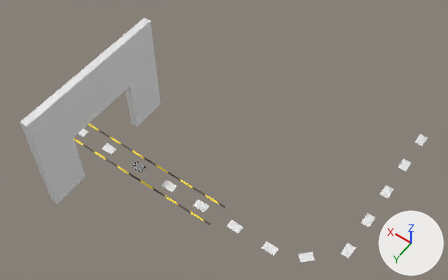
What one commit did to the Blender file blender_models/simulation_entrance_aruco_board_single.blend.
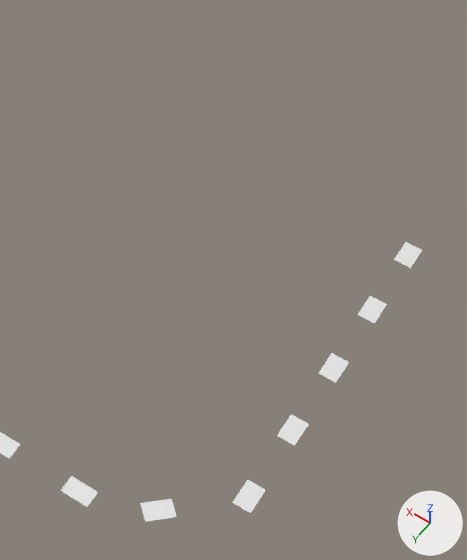
Old and new are each drawn whole from a camera (50 mm lens) standing at (-8.15, 6.25, 12.95) and looking at (-2.65, -1.44, 0.86) and again close up on the part from 52% to 100% of the width and 8% to 100% of the height. Arrows for +X, +Y and +Z are at lower right; the lights stay in place.

The scene before the commit, as lines of its bpy script (objects in view):
```python
ob_grid_board_new_43 = bpy.data.objects.new('grid_board_new_43', me_grid_board_new_43)
ob_grid_board_new_43.location = (-5.0, 0.0, 0.02)
ob_grid_board_new_43.scale = (0.22, 0.22, 1.0)
ob_grid_board_new_49 = bpy.data.objects.new('grid_board_new_49', me_grid_board_new_49)
ob_grid_board_new_49.location = (-5.8, -0.3, 0.02)
ob_grid_board_new_49.rotation_euler = (0.0, 0.0, 0.785)  # degrees (0, 0, 45)
ob_grid_board_new_49.scale = (0.22, 0.22, 1.0)
ob_grid_board_new_55 = bpy.data.objects.new('grid_board_new_55', me_grid_board_new_55)
ob_grid_board_new_55.location = (-6.5, -1.0, 0.02)
ob_grid_board_new_55.rotation_euler = (0.0, 0.0, 1.571)  # degrees (0, 0, 90)
ob_grid_board_new_55.scale = (0.22, 0.22, 1.0)
ob_grid_board_new_61 = bpy.data.objects.new('grid_board_new_61', me_grid_board_new_61)
ob_grid_board_new_61.location = (-6.5, -2.0, 0.02)
ob_grid_board_new_61.rotation_euler = (0.0, 0.0, 1.571)  # degrees (0, 0, 90)
ob_grid_board_new_61.scale = (0.22, 0.22, 1.0)
ob_grid_board_new_67 = bpy.data.objects.new('grid_board_new_67', me_grid_board_new_67)
ob_grid_board_new_67.location = (-6.5, -3.0, 0.02)
ob_grid_board_new_67.rotation_euler = (0.0, 0.0, 1.571)  # degrees (0, 0, 90)
ob_grid_board_new_67.scale = (0.22, 0.22, 1.0)
ob_grid_board_new_73 = bpy.data.objects.new('grid_board_new_73', me_grid_board_new_73)
ob_grid_board_new_73.location = (-6.5, -4.0, 0.02)
ob_grid_board_new_73.rotation_euler = (0.0, 0.0, 1.571)  # degrees (0, 0, 90)
ob_grid_board_new_73.scale = (0.22, 0.22, 1.0)
ob_grid_board_new_79 = bpy.data.objects.new('grid_board_new_79', me_grid_board_new_79)
ob_grid_board_new_79.location = (-6.5, -5.0, 0.02)
ob_grid_board_new_79.rotation_euler = (0.0, 0.0, 1.571)  # degrees (0, 0, 90)
ob_grid_board_new_79.scale = (0.22, 0.22, 1.0)
```
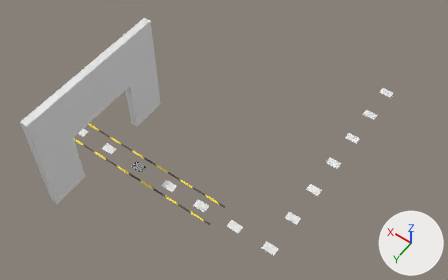
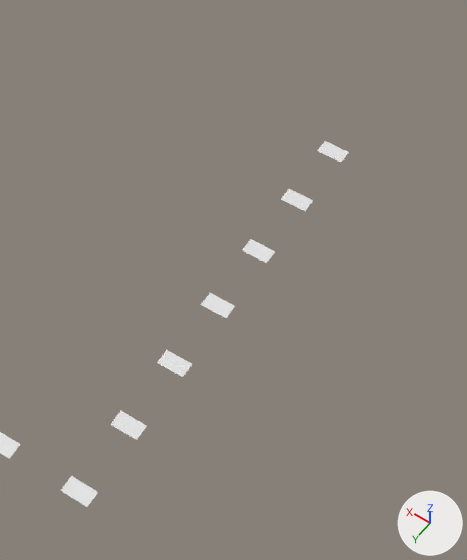
Changed parts and their boxes (x1, y1, x2, y2) in the close-ups (467 x 560 px):
```json
{"object": "grid_board_new_49", "change": "moved, turned", "before": [140, 498, 177, 522], "after": [110, 411, 147, 440]}
{"object": "grid_board_new_55", "change": "moved, turned", "before": [232, 480, 266, 513], "after": [157, 350, 192, 377]}
{"object": "grid_board_new_61", "change": "moved, turned", "before": [277, 414, 309, 446], "after": [201, 293, 235, 318]}
{"object": "grid_board_new_67", "change": "moved, turned", "before": [319, 353, 349, 382], "after": [242, 239, 275, 263]}
{"object": "grid_board_new_73", "change": "moved, turned", "before": [357, 296, 387, 324], "after": [281, 189, 313, 211]}
{"object": "grid_board_new_79", "change": "moved, turned", "before": [394, 242, 422, 268], "after": [318, 141, 349, 162]}
```

The change, as JSON lines over the scene's bpy script:
```json
{"op": "set", "path": "ob_grid_board_new_79.rotation_euler", "old": "(0.0, 0.0, 1.571)", "new": "(0.0, 0.0, 0.0)", "note": "degrees (0, 0, 90) -> degrees (0, 0, 0)"}
{"op": "set", "path": "ob_grid_board_new_79.location", "old": "(-6.5, -5.0, 0.02)", "new": "(-5.0, -6.0, 0.02)"}
{"op": "set", "path": "ob_grid_board_new_73.rotation_euler", "old": "(0.0, 0.0, 1.571)", "new": "(0.0, 0.0, 0.0)", "note": "degrees (0, 0, 90) -> degrees (0, 0, 0)"}
{"op": "set", "path": "ob_grid_board_new_73.location", "old": "(-6.5, -4.0, 0.02)", "new": "(-5.0, -5.0, 0.02)"}
{"op": "set", "path": "ob_grid_board_new_67.rotation_euler", "old": "(0.0, 0.0, 1.571)", "new": "(0.0, 0.0, 0.0)", "note": "degrees (0, 0, 90) -> degrees (0, 0, 0)"}
{"op": "set", "path": "ob_grid_board_new_67.location", "old": "(-6.5, -3.0, 0.02)", "new": "(-5.0, -4.0, 0.02)"}
{"op": "set", "path": "ob_grid_board_new_61.rotation_euler", "old": "(0.0, 0.0, 1.571)", "new": "(0.0, 0.0, 0.0)", "note": "degrees (0, 0, 90) -> degrees (0, 0, 0)"}
{"op": "set", "path": "ob_grid_board_new_61.location", "old": "(-6.5, -2.0, 0.02)", "new": "(-5.0, -3.0, 0.02)"}
{"op": "set", "path": "ob_grid_board_new_55.rotation_euler", "old": "(0.0, 0.0, 1.571)", "new": "(0.0, 0.0, 0.0)", "note": "degrees (0, 0, 90) -> degrees (0, 0, 0)"}
{"op": "set", "path": "ob_grid_board_new_55.location", "old": "(-6.5, -1.0, 0.02)", "new": "(-5.0, -2.0, 0.02)"}
{"op": "set", "path": "ob_grid_board_new_49.rotation_euler", "old": "(0.0, 0.0, 0.785)", "new": "(0.0, 0.0, 0.0)", "note": "degrees (0, 0, 45) -> degrees (0, 0, 0)"}
{"op": "set", "path": "ob_grid_board_new_49.location", "old": "(-5.8, -0.3, 0.02)", "new": "(-5.0, -1.0, 0.02)"}
```
